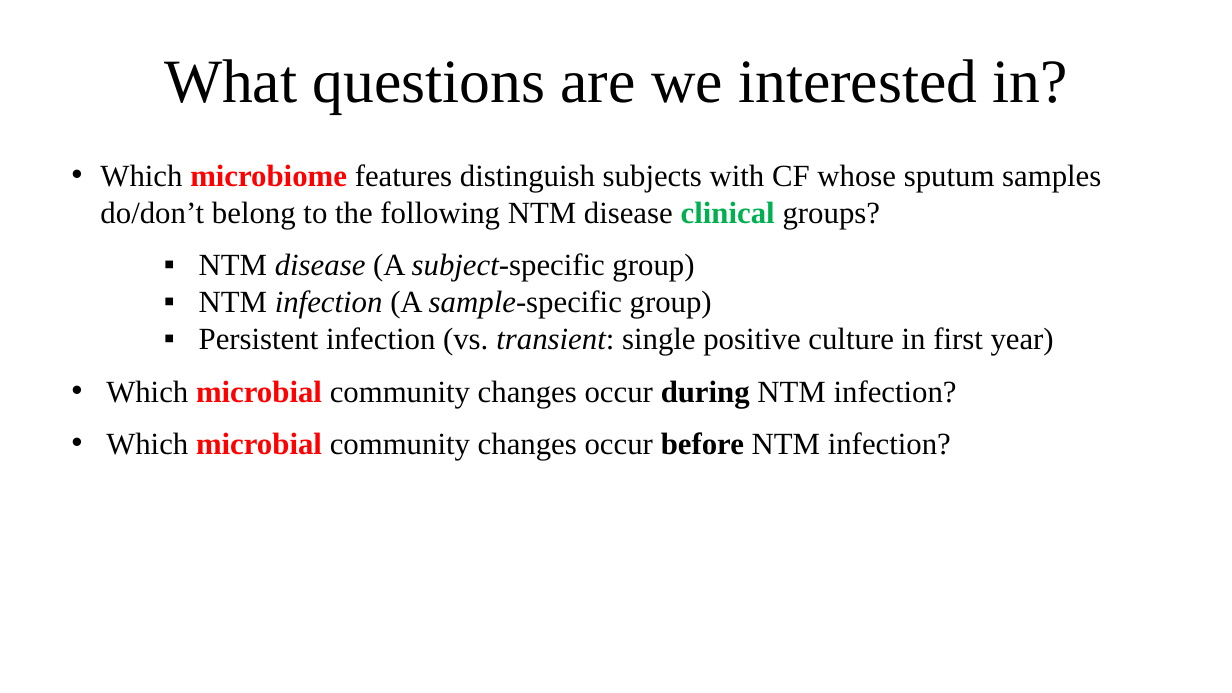
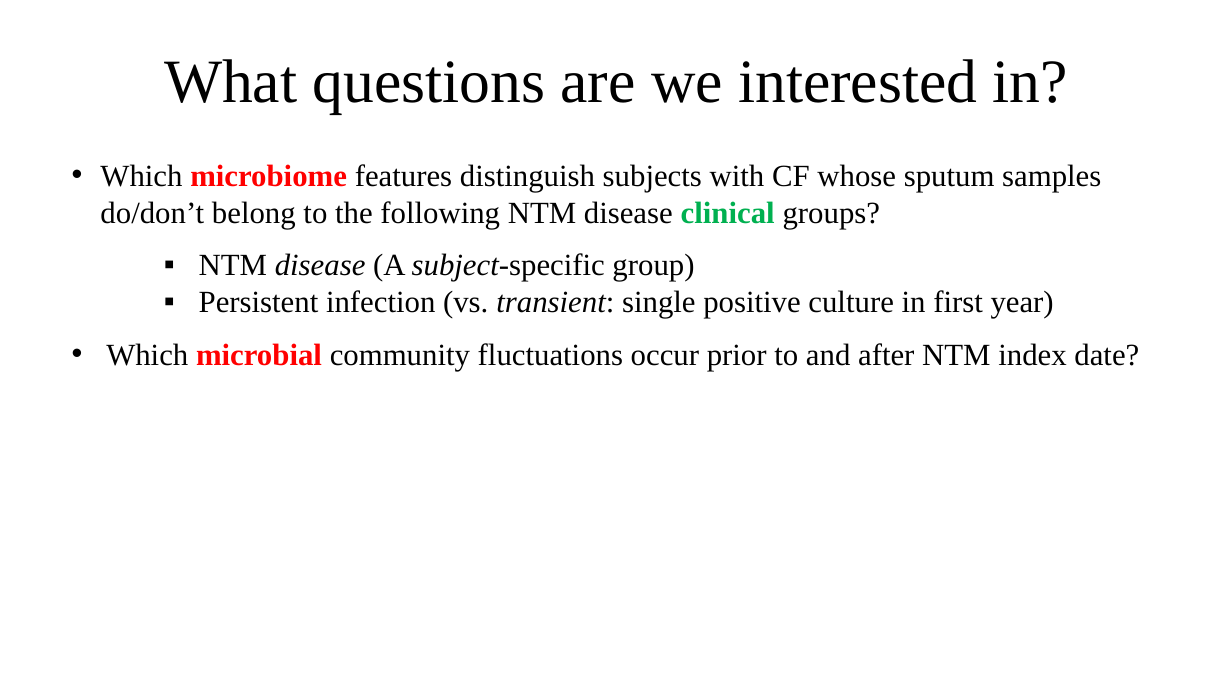
Before and after one commit to um-cf-microbiome/ml4cf, a slide deck: slide 2 of figures/src_files/NTM_Update_3_5_18.pptx. Drawn at 1232x693 pixels with LibreOffice and Linux fonts; fonts in the diff are those of the drawing. Boxes give left, top, right and bottom in pixels: in the first picture for what was removed or moved away, otherwise in the second. Text is boxed around its words. In the diff, an @@ line names an element or a change of style, - is before the commit and + after.

```diff
--- a/figures/src_files/NTM_Update_3_5_18.pptx
+++ b/figures/src_files/NTM_Update_3_5_18.pptx
@@ text at (x1=199, y1=290, x2=712, y2=318): paragraph removed @@
-    ▪ NTM infection (A sample-specific group)
@@ text at (x1=106, y1=343, x2=1139, y2=371): text changed @@
-    • Which microbial community changes occur during NTM infection?
-    • Which microbial community changes occur before NTM infection?
+    • Which microbial community fluctuations occur prior to and after NTM index date?
```
Also in this commit, not shown: 6 other slides changed, 3 slides added, 1 slide removed, 4 other files.
